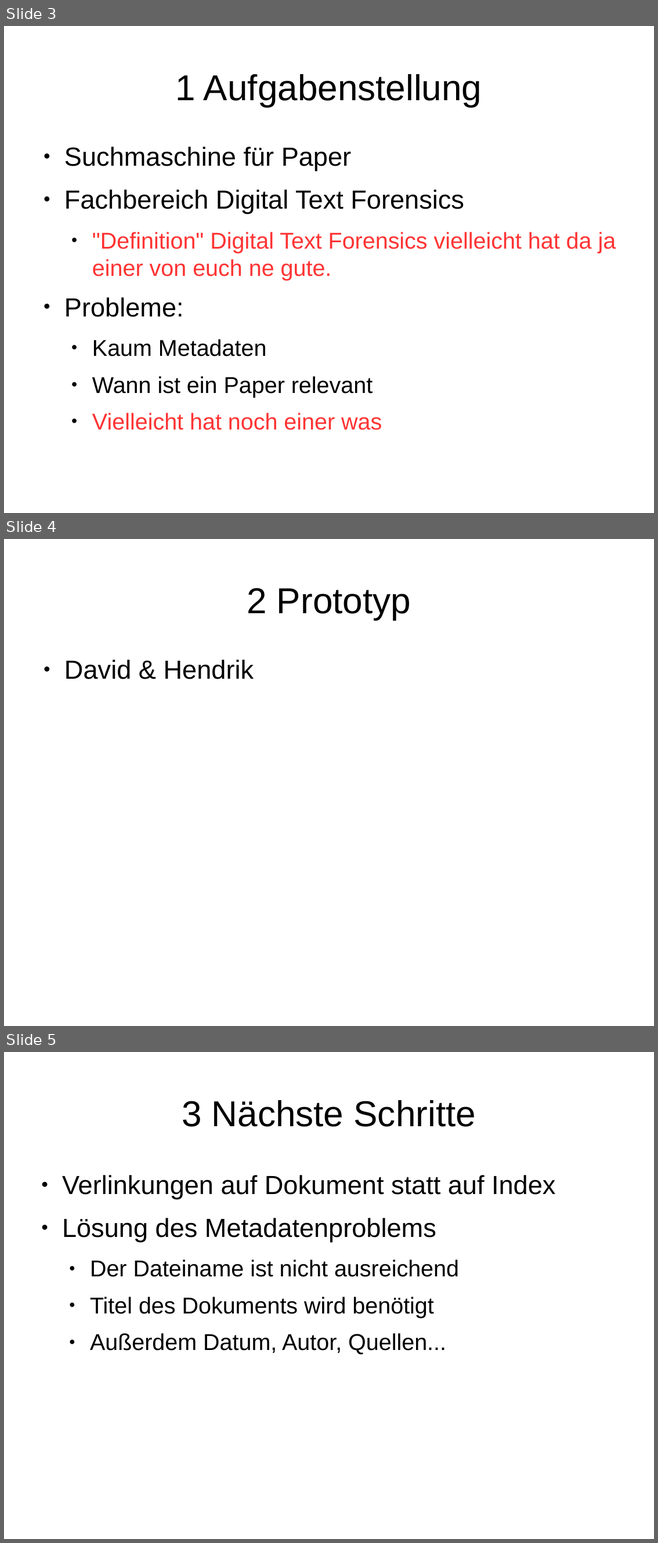
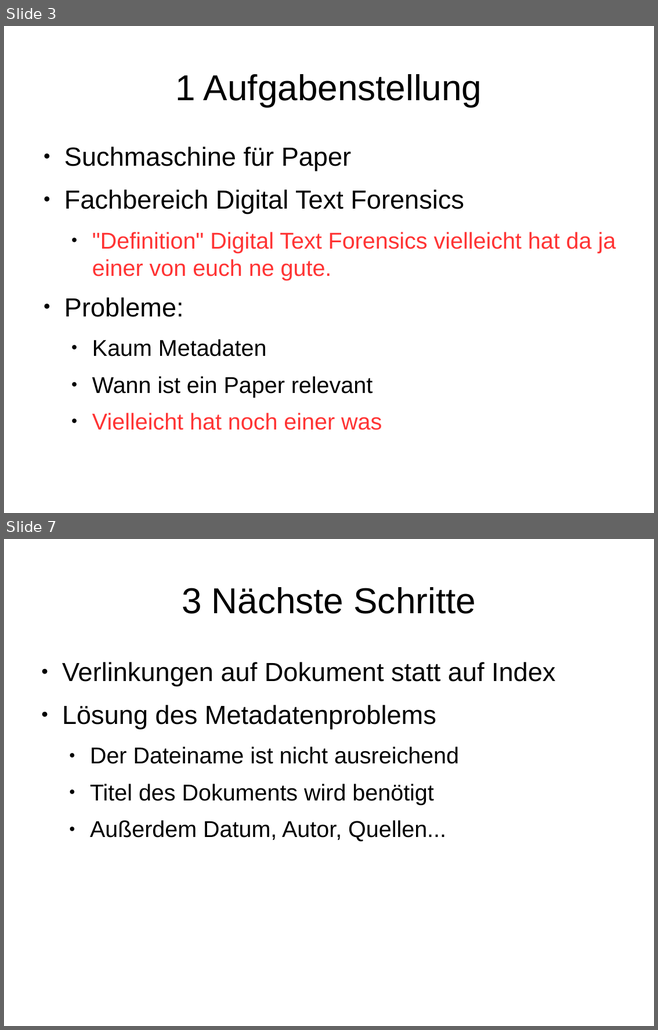
Before and after one commit to 43ndr1k/Digital-Text-Forensics, a slide deck: Zwischenpräsentation/Information Retrieval Zwischenpräsentation.odp. Shown one above the other, each under a label of ours: slides 3, 4 and 5 before the commit, slides 3 and 7 after it; the slides between them are not shown. The pictures are 658x1543 and 658x1030 pixels, drawn with LibreOffice and Linux fonts; fonts in the diff are those of the drawing. Boxes give left, top, right and bottom in pixels: in the first picture for what was removed or moved away, otherwise in the second. Text is boxed around its words. In the diff, an @@ line names an element or a change of style, - is before the commit and + after.

Commit message:
Hendriks Sprachteil hinzugefügt

```diff
--- a/Zwischenpräsentation/Information Retrieval Zwischenpräsentation.odp
+++ b/Zwischenpräsentation/Information Retrieval Zwischenpräsentation.odp
@@ slide 4 removed at [4, 539, 654, 1026], background #FFFFFF @@
@@ title removed at [246, 588, 411, 620] @@
-2 Prototyp
@@ text removed at [64, 660, 254, 679] @@
-● David & Hendrik
@@ what was slide 5 is now slide 7 @@
```
Also in this commit, not shown: 1 slide changed, 3 slides added.
